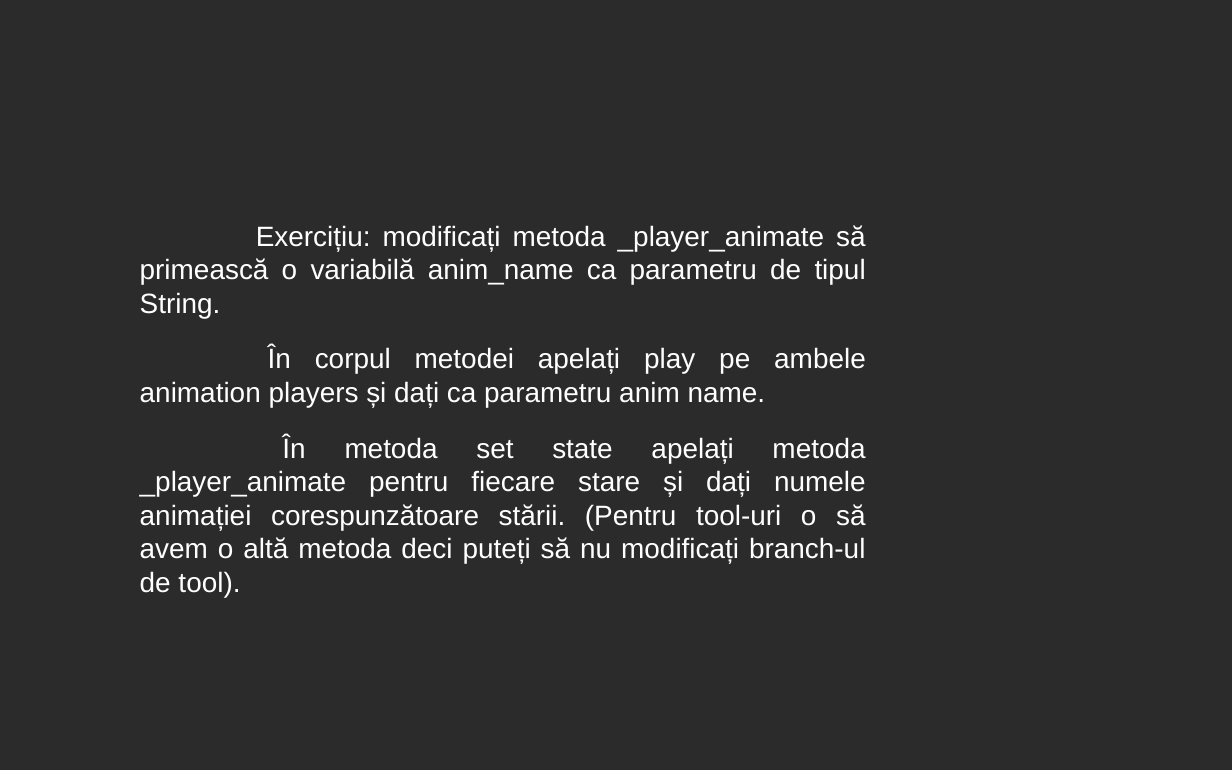
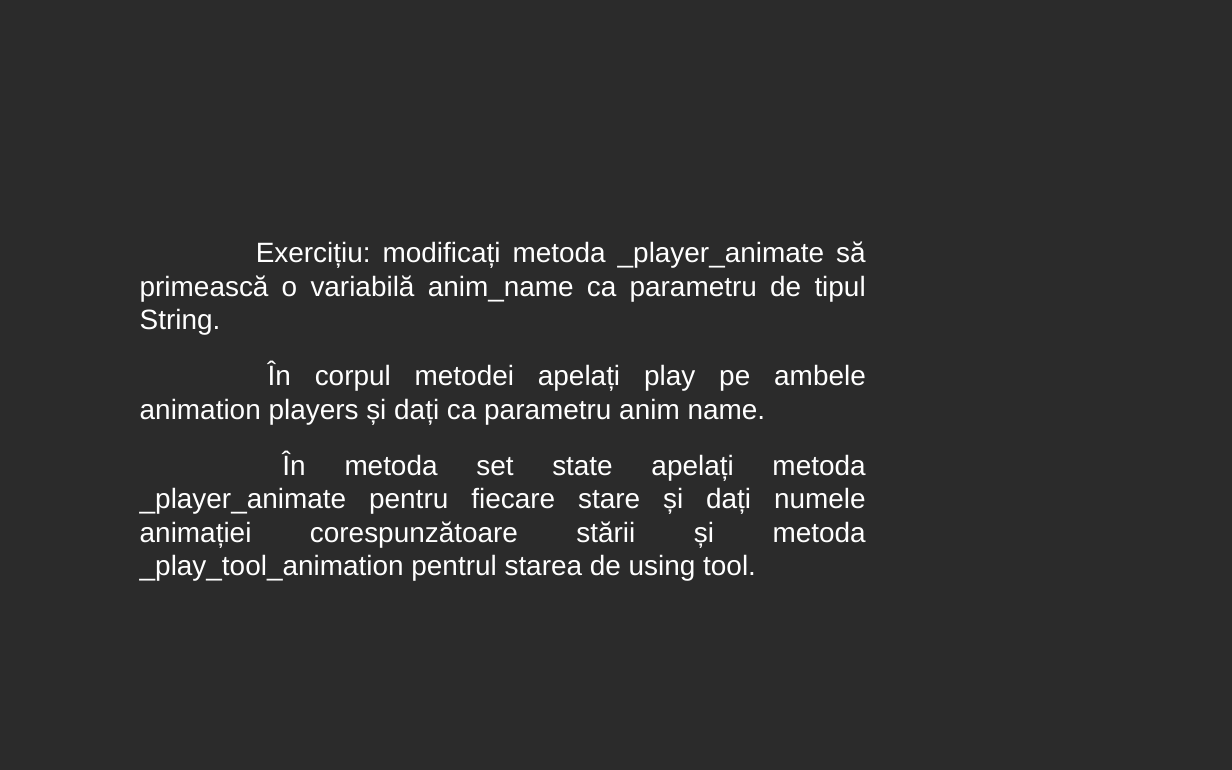
Before and after one commit to 0xspiderr/gdc-upt-presentations, a slide deck: slide 25 of presentation_3/presentation_3.odp. Drawn at 1232x770 pixels with LibreOffice and Linux fonts; fonts in the diff are those of the drawing; background and template pictures are left out; a plain dark background stands for a picture behind light text. Boxes give left, top, right and bottom in pixels: in the first picture for what was removed or moved away, otherwise in the second. Text is boxed around its words. In the diff, an @@ line names an element or a change of style, - is before the commit and + after.

```diff
--- a/presentation_3/presentation_3.odp
+++ b/presentation_3/presentation_3.odp
@@ text at <box>140,453,866,580</box>: text changed @@
-În metoda set state apelați metoda _player_animate pentru fiecare stare și dați numele animației corespunzătoare stării. (Pentru tool-uri o să avem o altă metoda deci puteți să nu modificați branch-ul de tool).
+În metoda set state apelați metoda _player_animate pentru fiecare stare și dați numele animației corespunzătoare stării și metoda _play_tool_animation pentrul starea de using tool.
```
Also in this commit, not shown: 2 slides added, 2 other files.
